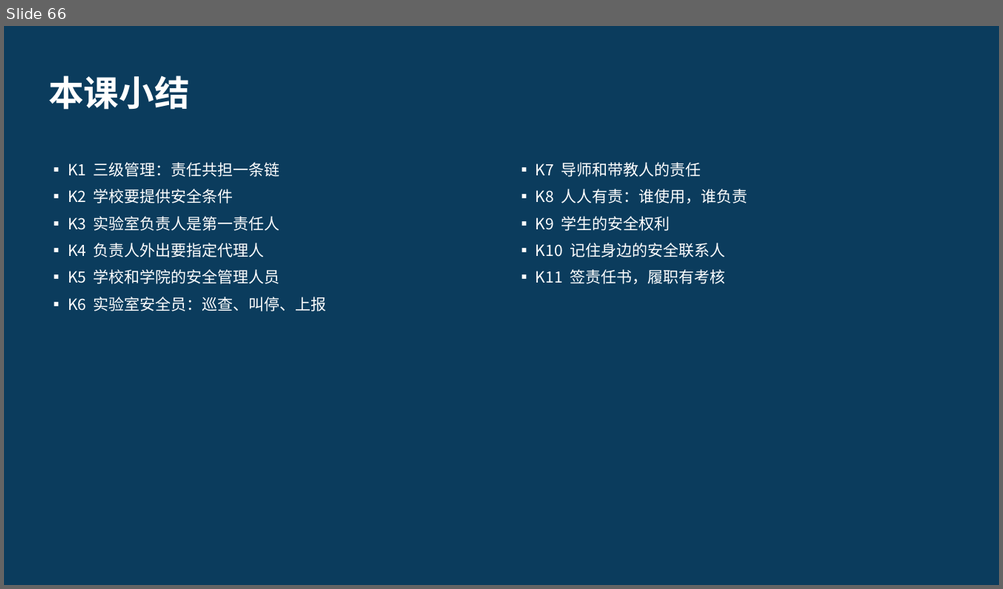
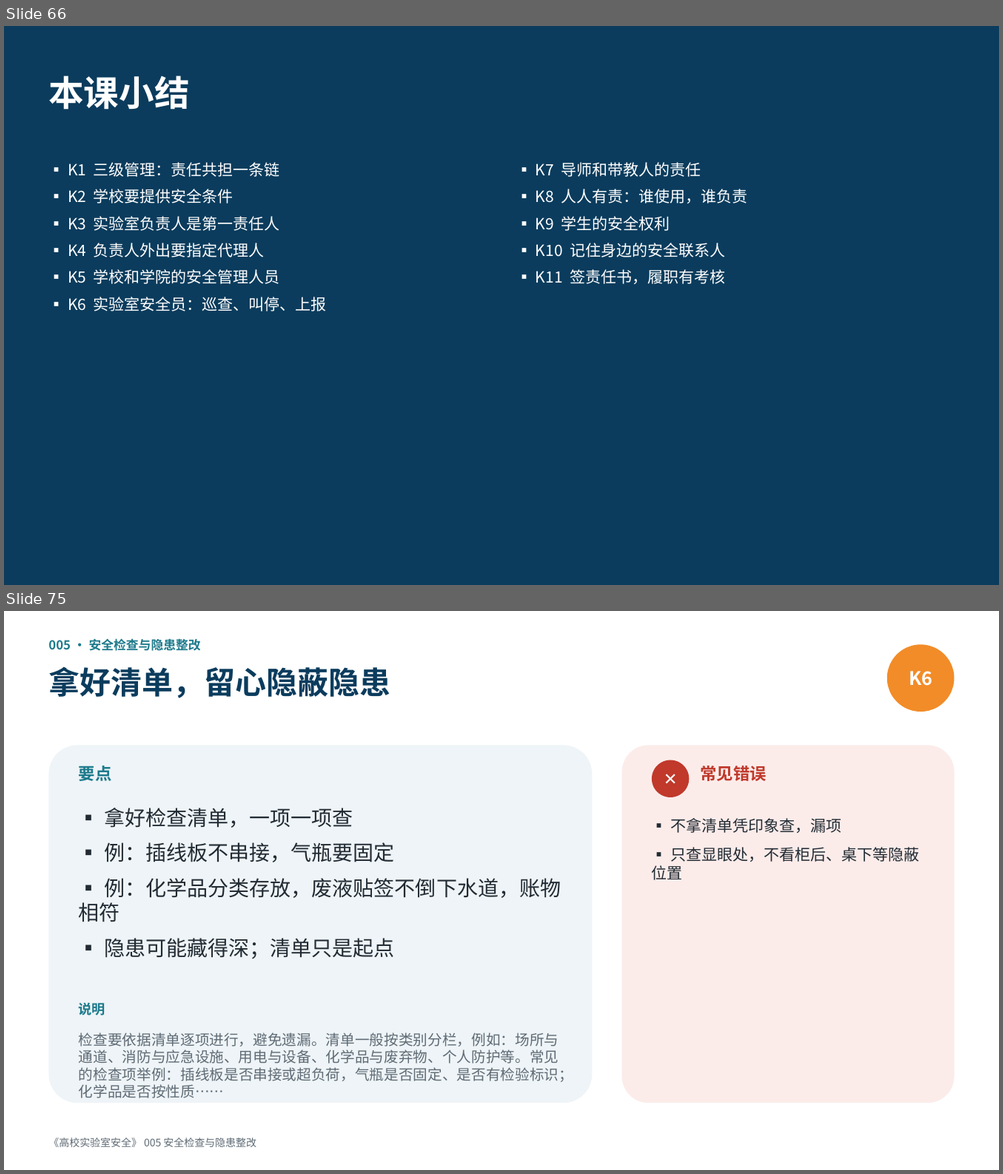
Before and after one commit to hanrongwx-max/videoyoutubo, a slide deck: course/高校实验室安全/课件/第1章_法规、管理与安全文化.pptx. Shown one above the other, each under a label of ours: slide 66 before the commit, slides 66 and 75 after it; the slides between them are not shown. The pictures are 1003x589 and 1003x1174 pixels, drawn with LibreOffice and Linux fonts; fonts in the diff are those of the drawing. Boxes give left, top, right and bottom in pixels: in the first picture for what was removed or moved away, otherwise in the second. Text is boxed around its words. In the diff, an @@ line names an element or a change of style, - is before the commit and + after.

```diff
--- a/course/高校实验室安全/课件/第1章_法规、管理与安全文化.pptx
+++ b/course/高校实验室安全/课件/第1章_法规、管理与安全文化.pptx
@@ slide 75 added at (4,611,999,1170), background #FFFFFF @@
@@ text added at (48,638,201,651), 12 pt, text #1D7A8C, bold @@
+005 · 安全检查与隐患整改
@@ ellipse added at (887,644,954,712), fill #F28C28, 18 pt, text #FFFFFF, bold @@
+K6
@@ text added at (48,667,390,698), 30 pt, text #0B3C5D, bold @@
+拿好清单，留心隐蔽隐患
@@ rounded rectangle added at (48,745,592,1103), fill #EEF4F7 @@
@@ text added at (79,766,112,781), 16 pt, text #1D7A8C, bold @@
+要点
@@ rounded rectangle added at (622,745,954,1103), fill #FBECEA @@
@@ ellipse added at (652,760,689,797), fill #C0392B, 16 pt, text #FFFFFF, bold @@
+✕
@@ text added at (700,766,765,781), 16 pt, text #C0392B, bold @@
+常见错误
@@ text added at (79,808,560,959), 20 pt, text #222B33 @@
+▪ 拿好检查清单，一项一项查
+▪ 例：插线板不串接，气瓶要固定
+▪ 例：化学品分类存放，废液贴签不倒下水道，账物相符
+▪ 隐患可能藏得深；清单只是起点
@@ text added at (652,818,919,880), 15 pt, text #222B33 @@
+▪ 不拿清单凭印象查，漏项
+▪ 只查显眼处，不看柜后、桌下等隐蔽位置
@@ text added at (79,1003,105,1016), 13 pt, text #1D7A8C, bold @@
+说明
@@ text added at (79,1033,573,1082), 14 pt, text #5F6B75 @@
+检查要依据清单逐项进行，避免遗漏。清单一般按类别分栏，例如：场所与通道、消防与应急设施、用电与设备、化学品与废弃物、个人防护等。常见的检查项举例：插线板是否串接或超负荷，气瓶是否固定、是否有检验标识；化学品是否按性质……
@@ text added at (48,1138,256,1147), 10 pt, text #5F6B75 @@
+《高校实验室安全》 005 安全检查与隐患整改
```
Also in this commit, not shown: 21 other slides added, 2 other files.
